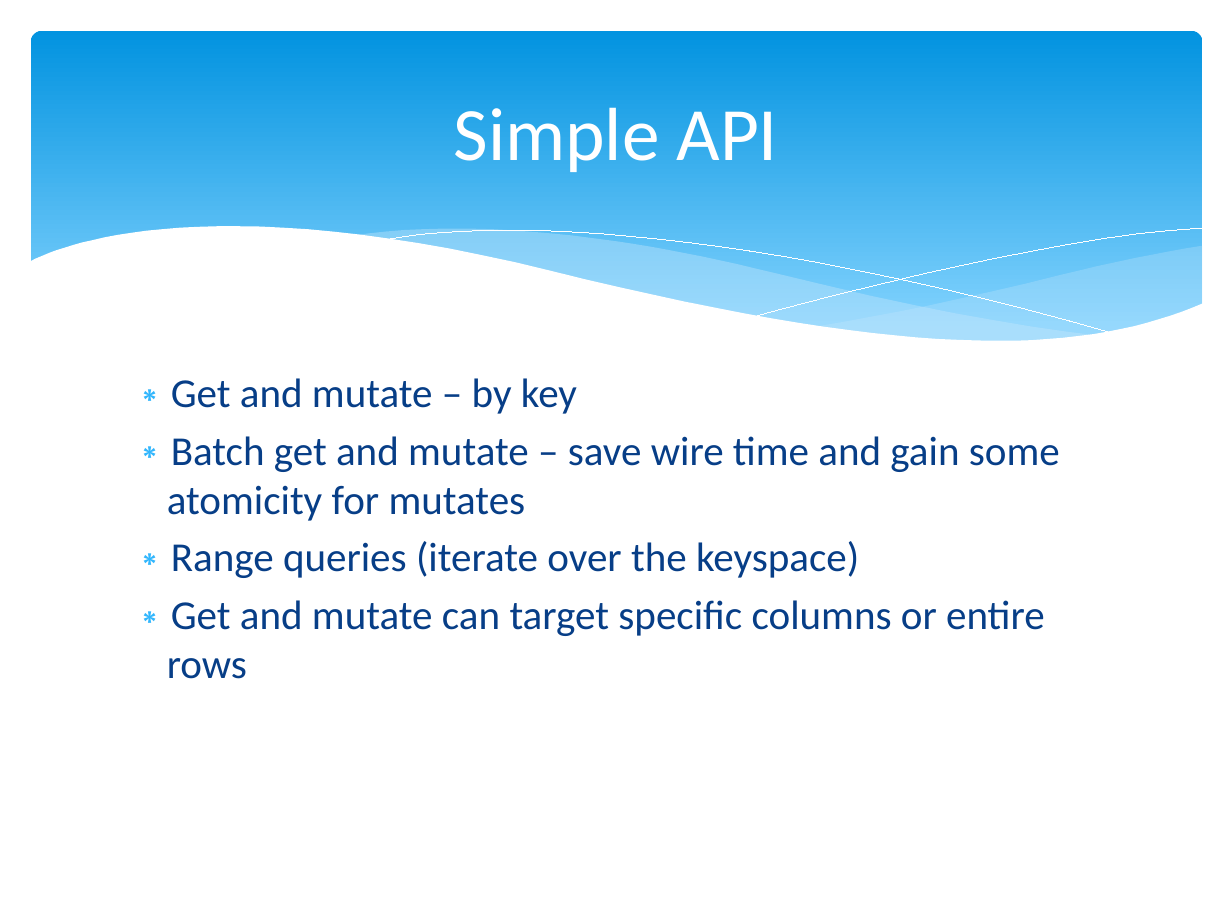
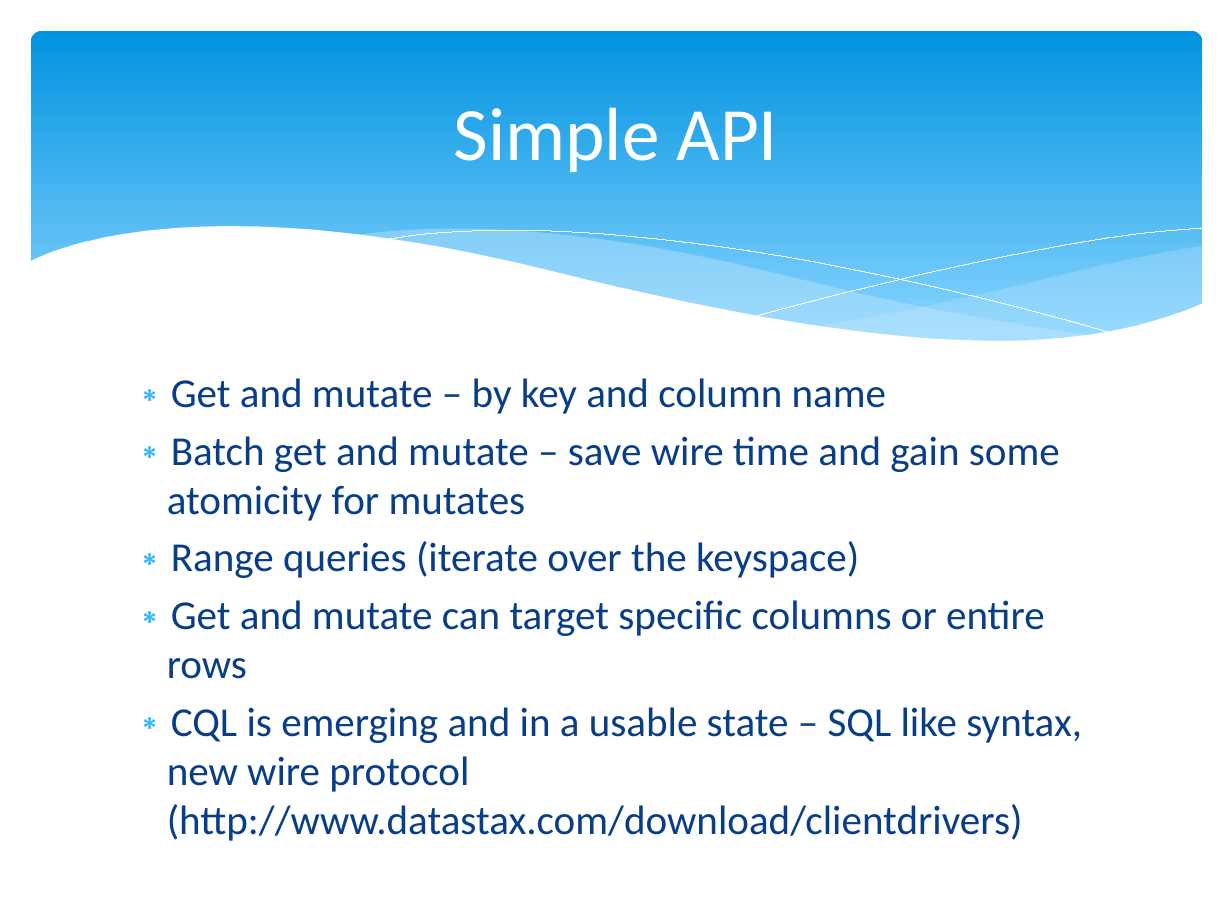
Before and after one commit to calebjones/nosql-blog, a slide deck: slide 6 of cassandra-training.pptx (slide 3 before the commit). Drawn at 1232x924 pixels with LibreOffice and Linux fonts; fonts in the diff are those of the drawing. Boxes give left, top, right and bottom in pixels: in the first picture for what was removed or moved away, otherwise in the second. Text is boxed around its words. In the diff, an @@ line names an element or a change of style, - is before the commit and + after.

```diff
--- a/cassandra-training.pptx
+++ b/cassandra-training.pptx
@@ text at (171,378,886,414): text changed @@
-∗ Get and mutate – by key
+∗ Get and mutate – by key and column name
@@ text at (167,707,1082,841): paragraph added @@
+∗ CQL is emerging and in a usable state – SQL like syntax, new wire protocol (http://www.datastax.com/download/clientdrivers)
```
Also in this commit, not shown: 12 other slides changed, 5 slides added, 4 slides removed.
